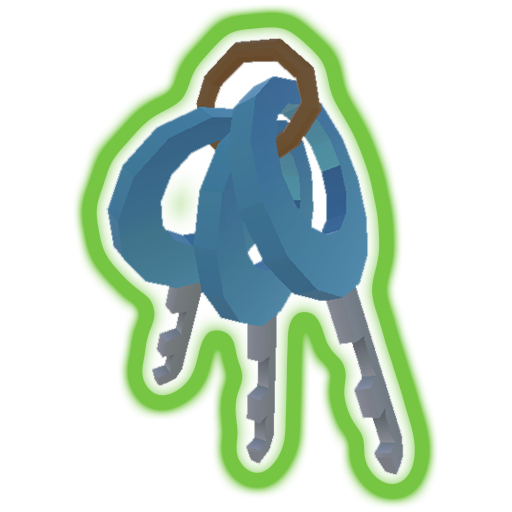
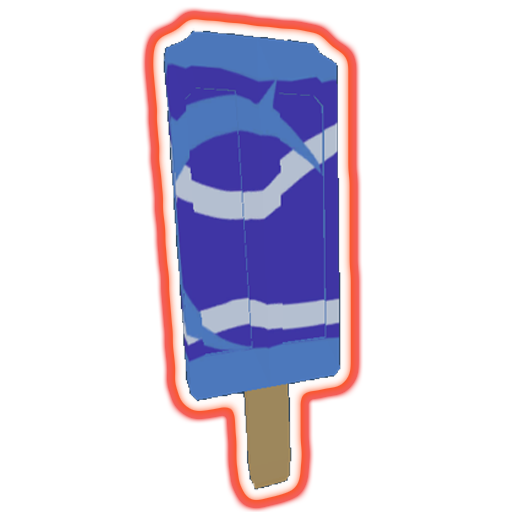
Revision of a layered w=512, h=512 image; what changed, layer by layer:
showed group "tier3" (1 layers) over [163, 28, 341, 491]
added layer "Слой 2" in group "tier3" over [163, 28, 341, 491]
hid "Слой 1" over [106, 37, 405, 475]
